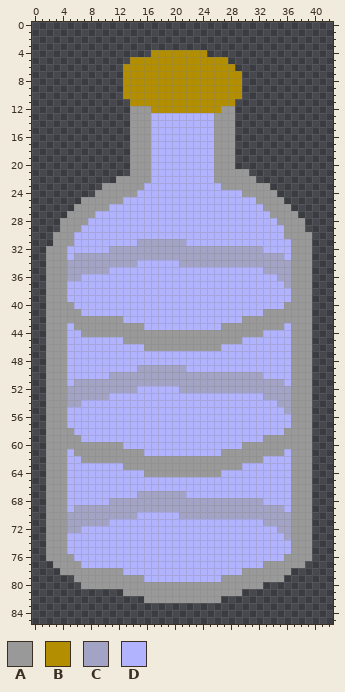
Edited in one commit: sprite sheet (sprites/spr_bottle_temp/15df2c44-2f60-4ed1-a99e-cf4d6ed1d7f8.png). The picture above is the old version.
The file is 43x86 pixels.
Palette (. is transparent): A #999999  B #b28e00  C #a3a4c5  D #b2b3ff
Pixels before, first column x 2:
 4 ...............BBBBBBBB...............
 5 ............BBBBBBBBBBBBBB............
 6 ...........BBBBBBBBBBBBBBBB...........
 7 ...........BBBBBBBBBBBBBBBBB..........
 8 ...........BBBBBBBBBBBBBBBBB..........
 9 ...........BBBBBBBBBBBBBBBBB..........
10 ...........BBBBBBBBBBBBBBBBB..........
11 ............BBBBBBBBBBBBBBB...........
12 ............AAABBBBBBBBBBAA...........
13 ............AAADDDDDDDDDAAA...........
14 ............AAADDDDDDDDDAAA...........
15 ............AAADDDDDDDDDAAA...........
16 ............AAADDDDDDDDDAAA...........
17 ............AAADDDDDDDDDAAA...........
18 ............AAADDDDDDDDDAAA...........
19 ............AAADDDDDDDDDAAA...........
20 ............AAADDDDDDDDDAAA...........
21 ............AAADDDDDDDDDAAAAA.........
22 ..........AAAAADDDDDDDDDAAAAAA........
23 ........AAAAAADDDDDDDDDDDAAAAAAA......
24 .......AAAAAADDDDDDDDDDDDDDDAAAAA.....
25 .....AAAAAADDDDDDDDDDDDDDDDDDDAAAA....
26 ....AAAAADDDDDDDDDDDDDDDDDDDDDDAAAA...
27 ...AAAADDDDDDDDDDDDDDDDDDDDDDDDDAAAA..
28 ..AAAADDDDDDDDDDDDDDDDDDDDDDDDDDDAAAA.
29 ..AAADDDDDDDDDDDDDDDDDDDDDDDDDDDDDAAA.
30 .AAADDDDDDDDDDDDDDDDDDDDDDDDDDDDDDAAAA
31 .AAADDDDDDDDDCCCCCCCDDDDDDDDDDDDDDDAAA
32 AAADDDDDDCCCCCCCCCCCCCCCCCCCCCCDDDDAAA
33 AAADCCCCCCCCCCCCCCCCCCCCCCCCCCCCCCDAAA
34 AAACCCCCCCCCCDDDDDDCCCCCCCCCCCCCCCCAAA
35 AAACCCCCCDDDDDDDDDDDDDDDDDDDDDDCCCCAAA
36 AAACCDDDDDDDDDDDDDDDDDDDDDDDDDDDDCCAAA
37 AAADDDDDDDDDDDDDDDDDDDDDDDDDDDDDDDCAAA
38 AAADDDDDDDDDDDDDDDDDDDDDDDDDDDDDDDDAAA
39 AAADDDDDDDDDDDDDDDDDDDDDDDDDDDDDDDDAAA
40 AAAADDDDDDDDDDDDDDDDDDDDDDDDDDDDDDAAAA
41 AAAAADDDDDDDDDDDDDDDDDDDDDDDDDDAAAAAAA
42 AAAAAAAAAAADDDDDDDDDDDDDDDDDAAAAAAAAAA
43 AAADAAAAAAAAAADDDDDDDDDDDAAAAAAAAADAAA
44 AAADDAAAAAAAAAAAAAAAAAAAAAAAAAADDDDAAA
45 AAADDDDDDDDAAAAAAAAAAAAAAAAADDDDDDDAAA
46 AAADDDDDDDDDDDAAAAAAAAAAADDDDDDDDDDAAA
47 AAADDDDDDDDDDDDDDDDDDDDDDDDDDDDDDDDAAA
48 AAADDDDDDDDDDDDDDDDDDDDDDDDDDDDDDDDAAA
49 AAADDDDDDDDDDCCCCCCCDDDDDDDDDDDDDDDAAA
50 AAADDDDDDCCCCCCCCCCCCCCCCCCCCCCDDDDAAA
51 AAADCCCCCCCCCCCCCCCCCCCCCCCCCCCCCCDAAA
52 AAACCCCCCCCCCDDDDDDCCCCCCCCCCCCCCCCAAA
53 AAACCCCCCDDDDDDDDDDDDDDDDDDDDDDCCCCAAA
54 AAACCDDDDDDDDDDDDDDDDDDDDDDDDDDDDCCAAA
55 AAADDDDDDDDDDDDDDDDDDDDDDDDDDDDDDDCAAA
56 AAADDDDDDDDDDDDDDDDDDDDDDDDDDDDDDDDAAA
57 AAADDDDDDDDDDDDDDDDDDDDDDDDDDDDDDDDAAA
58 AAAADDDDDDDDDDDDDDDDDDDDDDDDDDDDDDAAAA
59 AAAAADDDDDDDDDDDDDDDDDDDDDDDDDDAAAAAAA
60 AAAAAAAAAAADDDDDDDDDDDDDDDDDAAAAAAAAAA
61 AAADAAAAAAAAAADDDDDDDDDDDAAAAAAAAADAAA
62 AAADDAAAAAAAAAAAAAAAAAAAAAAAAAADDDDAAA
63 AAADDDDDDDDAAAAAAAAAAAAAAAAADDDDDDDAAA
64 AAADDDDDDDDDDDAAAAAAAAAAADDDDDDDDDDAAA
65 AAADDDDDDDDDDDDDDDDDDDDDDDDDDDDDDDDAAA
66 AAADDDDDDDDDDDDDDDDDDDDDDDDDDDDDDDDAAA
67 AAADDDDDDDDDDCCCCCCCDDDDDDDDDDDDDDDAAA
68 AAADDDDDDCCCCCCCCCCCCCCCCCCCCCCDDDDAAA
69 AAADCCCCCCCCCCCCCCCCCCCCCCCCCCCCCCDAAA
70 AAACCCCCCCCCCDDDDDDCCCCCCCCCCCCCCCCAAA
71 AAACCCCCCDDDDDDDDDDDDDDDDDDDDDDCCCCAAA
72 AAACCDDDDDDDDDDDDDDDDDDDDDDDDDDDDCCAAA
73 AAADDDDDDDDDDDDDDDDDDDDDDDDDDDDDDDCAAA
74 AAADDDDDDDDDDDDDDDDDDDDDDDDDDDDDDDDAAA
75 AAADDDDDDDDDDDDDDDDDDDDDDDDDDDDDDDDAAA
76 AAAADDDDDDDDDDDDDDDDDDDDDDDDDDDDDDAAAA
77 .AAAADDDDDDDDDDDDDDDDDDDDDDDDDDAAAAAA.
78 ..AAAAAAAAADDDDDDDDDDDDDDDDDAAAAAAA...
79 ....AAAAAAAAAADDDDDDDDDDDAAAAAAAAA....
80 .....AAAAAAAAAAAAAAAAAAAAAAAAAA.......
81 ...........AAAAAAAAAAAAAAAAA..........
82 ..............AAAAAAAAAAA.............
After the commit:
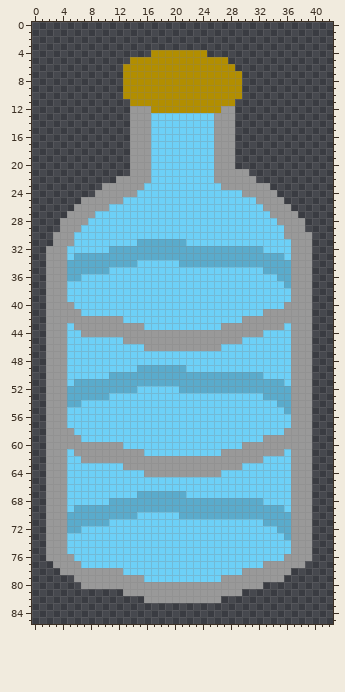
What changed:
colour C: #a3a4c5 -> #5aabcc
colour D: #b2b3ff -> #6dd0f7
